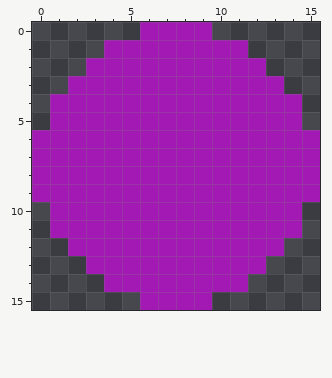
Pixel-art file: assets/blob.ase. That is the earlier state.
16x16 pixels, 1 frame.
The same view after the edit:
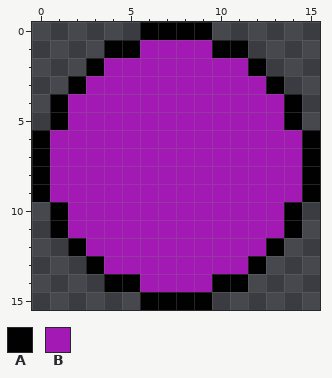
Palette (. is transparent): A #010101  B #a319b3
Difference:
@@ x 0..15 @@
- 0 ......BBBB......
- 1 ....BBBBBBBB....
- 2 ...BBBBBBBBBB...
- 3 ..BBBBBBBBBBBB..
- 4 .BBBBBBBBBBBBBB.
- 5 .BBBBBBBBBBBBBB.
- 6 BBBBBBBBBBBBBBBB
- 7 BBBBBBBBBBBBBBBB
- 8 BBBBBBBBBBBBBBBB
- 9 BBBBBBBBBBBBBBBB
-10 .BBBBBBBBBBBBBB.
-11 .BBBBBBBBBBBBBB.
-12 ..BBBBBBBBBBBB..
-13 ...BBBBBBBBBB...
-14 ....BBBBBBBB....
-15 ......BBBB......
+ 0 ......AAAA......
+ 1 ....AABBBBAA....
+ 2 ...ABBBBBBBBA...
+ 3 ..ABBBBBBBBBBA..
+ 4 .ABBBBBBBBBBBBA.
+ 5 .ABBBBBBBBBBBBA.
+ 6 ABBBBBBBBBBBBBBA
+ 7 ABBBBBBBBBBBBBBA
+ 8 ABBBBBBBBBBBBBBA
+ 9 ABBBBBBBBBBBBBBA
+10 .ABBBBBBBBBBBBA.
+11 .ABBBBBBBBBBBBA.
+12 ..ABBBBBBBBBBA..
+13 ...ABBBBBBBBA...
+14 ....AABBBBAA....
+15 ......AAAA......
Pixel boxes of the changes (left, top, right, bottom) in both pictures:
changed: (32, 22, 320, 310)
